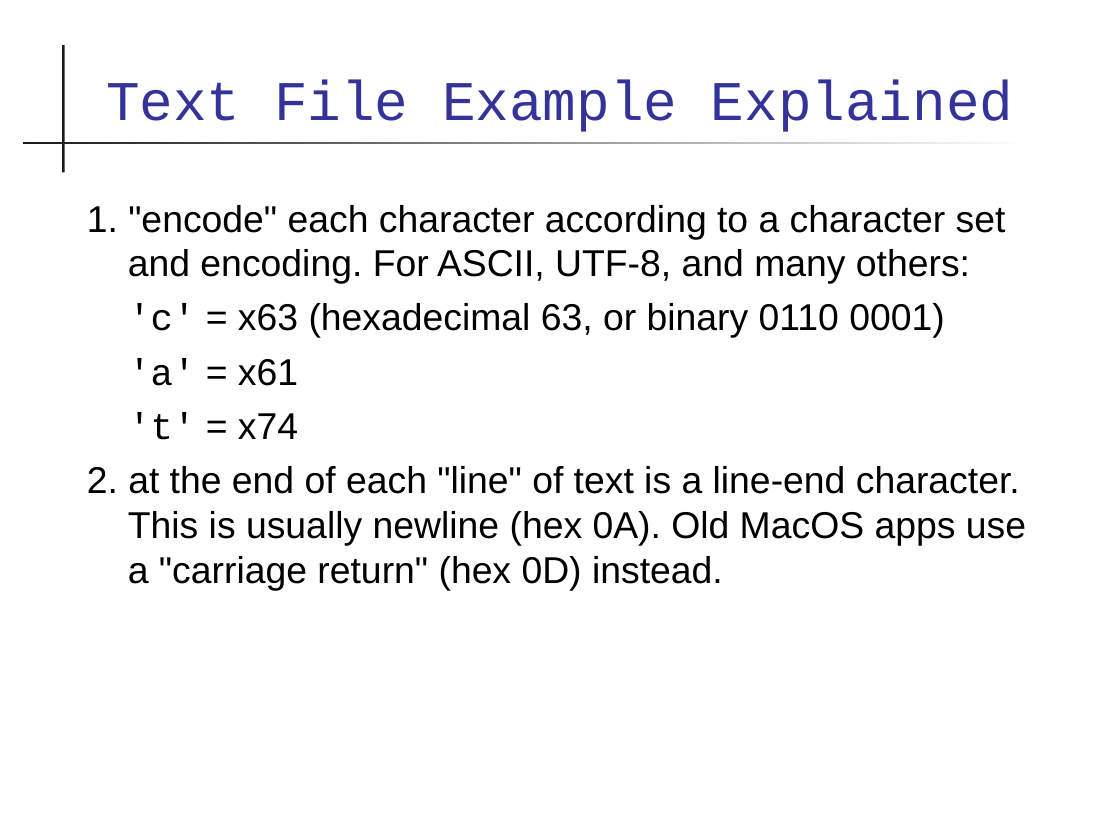
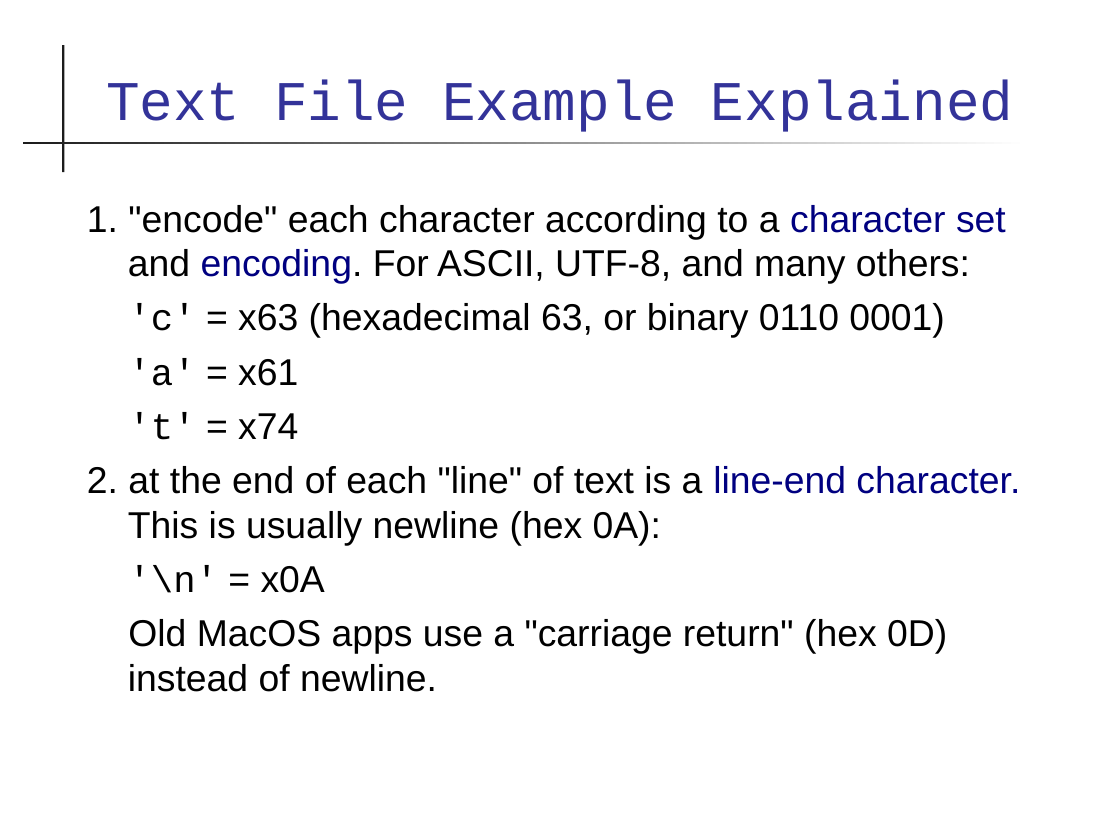
Before and after one commit to skeoop/skeoop.github.io, a slide deck: slide 7 of io/Input-Output.ppt. Drawn at 1120x840 pixels with LibreOffice and Linux fonts; fonts in the diff are those of the drawing. Boxes give left, top, right and bottom in pixels: in the first picture for what was removed or moved away, otherwise in the second. Text is boxed around its words. In the diff, an @@ line names an element or a change of style, - is before the commit and + after.

```diff
--- a/io/Input-Output.ppt
+++ b/io/Input-Output.ppt
@@ text at (x1=87, y1=205, x2=1006, y2=440): text colour #000000 to #000080 in "character set encoding."; indent changed @@
@@ text at (x1=87, y1=466, x2=1020, y2=692): text changed @@
-2. at the end of each "line" of text is a line-end character. This is usually newline (hex 0A). Old MacOS apps use a "carriage return" (hex 0D) instead.
+2. at the end of each "line" of text is a line-end character. This is usually newline (hex 0A):
+'\n' = x0A
+Old MacOS apps use a "carriage return" (hex 0D) instead of newline.
```
Also in this commit, not shown: 15 other slides changed, 1 slide added, 1 other file.
